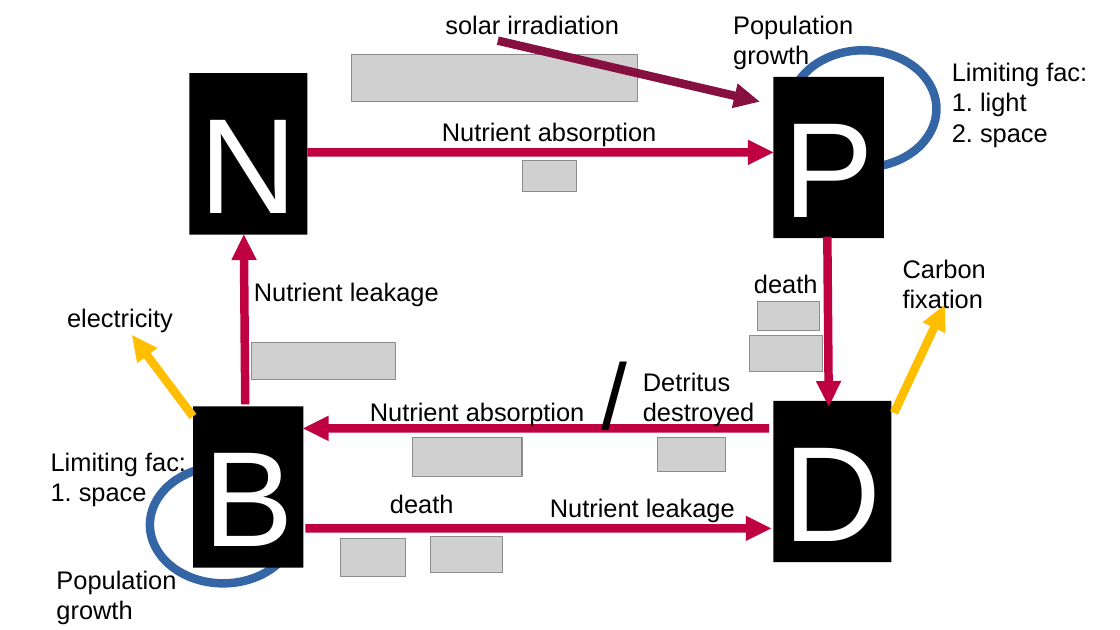
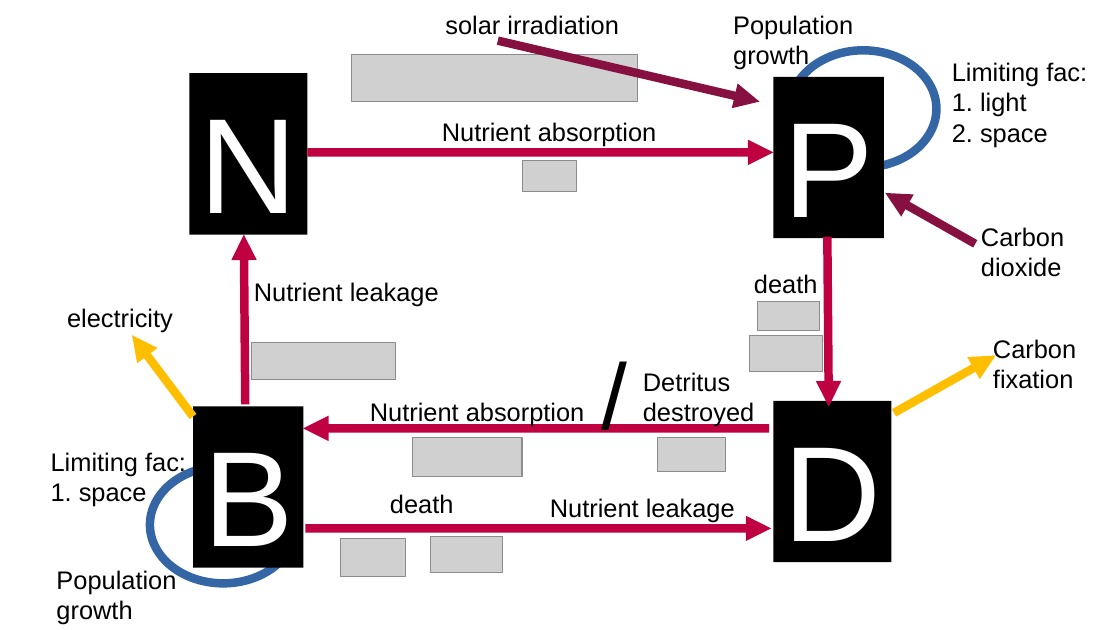
Before and after one commit to ph-u/PhyBac_C-Capture, a slide deck: slide 4 of sandbox/diagrams.odp. Drawn at 1120x630 pixels with LibreOffice and Linux fonts; fonts in the diff are those of the drawing; grey boxes stand for pictures. Boxes give left, top, right and bottom in pixels: in the first picture for what was removed or moved away, otherwise in the second. Text is boxed around its words. In the diff, an @@ line names an element or a change of style, - is before the commit and + after.

```diff
--- a/sandbox/diagrams.odp
+++ b/sandbox/diagrams.odp
@@ arrow added from (976, 244) to (885, 193), #861141 6.01 pt @@
@@ text added at box(981, 227, 1064, 277), 18 pt, text #000000 @@
+Carbon
+dioxide
@@ text "Carbon" rewrapped from box(903, 259, 986, 314) to box(993, 339, 1076, 389) @@
@@ arrow moved from (894, 413) - (945, 305) to (894, 413) - (996, 356) @@
```
Also in this commit, not shown: 2 other files.
